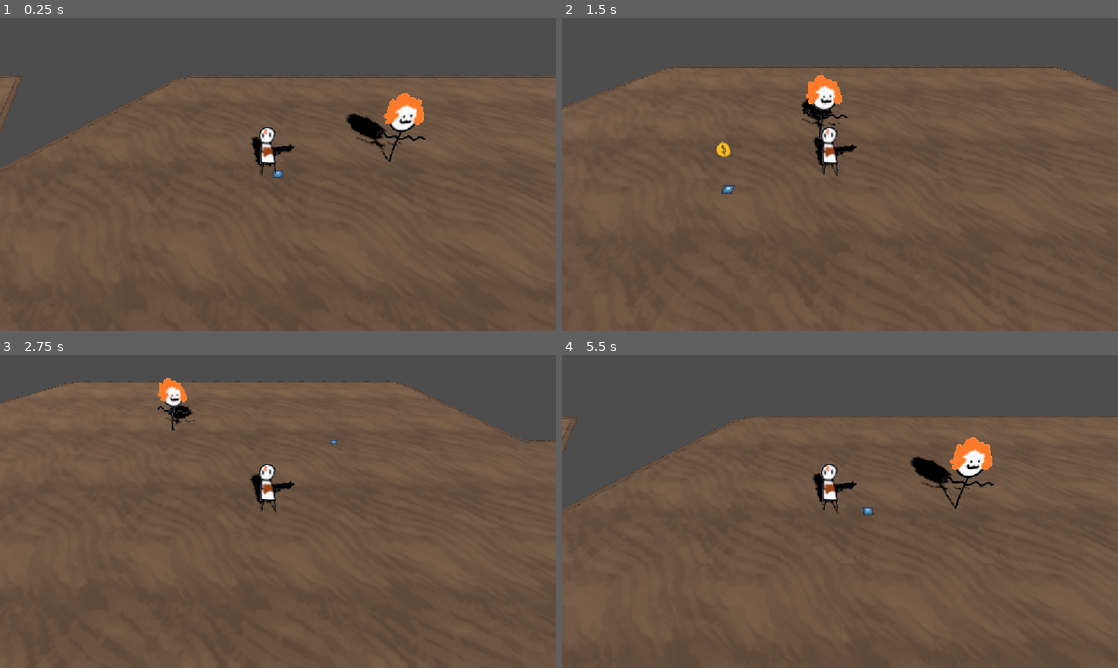
Above: before the commit, frames 1-4 (two rows, left to right).
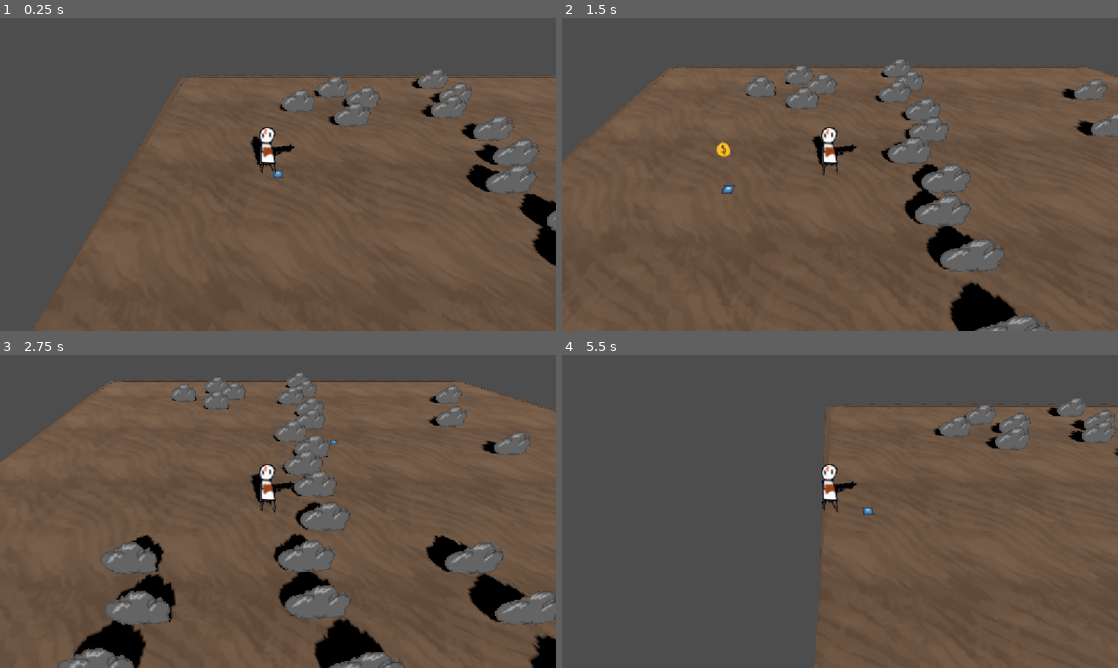
Above: after the commit, the same moments.

Repository: gmuGADIG/DEADSHOT
Game: Godot game, scene res://world/levels/desert_intro/level_desert_intro.tscn
Two runs of this game, one before a commit and one after it. Both use one fixed random seed, a clock stepped at 60 frames per second and the inputs below. This scene is started directly instead of the project's main scene. The engine's default icon, where the game draws it, is replaced by a stand-in: a white triangle on a blue panel in a dark square.
Inputs (mouse positions are in pixels of both pictures, inside the frame that each line leads up to):
- Up to frame 1 (0.25 s): no input
- Up to frame 2 (1.5 s): tap Enter at 0.5 s; move the mouse to (962, 158) at 0.52 s; hold D (move_right) 0.53-1.28 s; hold E (interact) 0.53-1.28 s; move the mouse to (728, 190) at 1.27 s; hold S (move_down) from 1.28 s (still down); click (728, 190) at 1.35 s
- Up to frame 3 (2.75 s): tap E (interact) at 1.55 s; move the mouse to (333, 442) at 2.02 s; release S (move_down) at 2.03 s; hold D (move_right) from 2.03 s (still down); hold E (interact) from 2.03 s (still down)
- Up to frame 4 (5.5 s): move the mouse to (812, 574) at 2.77 s; release D (move_right) at 2.78 s; release E (interact) at 2.78 s; hold W (move_up) 2.78-3.53 s; tap Space (roll) at 2.85 s; tap E (interact) at 3.05, 3.8, 4.35, 5.3 s; move the mouse to (1006, 558) at 3.52 s; hold Right mouse button (whip) 3.53-4.28 s; hold A (move_left) 3.53-5.03 s; move the mouse to (673, 464) at 4.27 s; move the mouse to (867, 511) at 5.02 s; press the mouse at (867, 511) at 5.03 s; hold S (move_down) from 5.03 s (still down)

The runs differ from the first frame. In frame 1, 15% of the frame differs, in the area x 0-100%, y 16-100%; in frame 2, 11%; in frame 3, 20%; in frame 4, 31%, in the area x 0-100%, y 14-100%.

Commit message:
Update level_desert_intro.tscn
Adding Rocks for Encounter 1 and 2

Diff:
--- a/world/levels/desert_intro/level_desert_intro.tscn
+++ b/world/levels/desert_intro/level_desert_intro.tscn
@@ -2,7 +2,7 @@
 
 [ext_resource type="PackedScene" uid="uid://bk60c4813t663" path="res://world/levels/level_base.tscn" id="1_ctnal"]
 [ext_resource type="Resource" uid="uid://q24ustx30otu" path="res://world/floor/sand/sand.tres" id="2_7h0w7"]
-[ext_resource type="PackedScene" uid="uid://c8a3ul47e6b2y" path="res://world/interactables/cover/cover_1.tscn" id="3_ab4dd"]
+[ext_resource type="PackedScene" uid="uid://c8a3ul47e6b2y" path="res://world/interactables/cover/cover_boulder.tscn" id="3_ab4dd"]
 [ext_resource type="PackedScene" uid="uid://rberd5xw8srm" path="res://world/transitions/transition.tscn" id="3_vhe22"]
 [ext_resource type="PackedScene" uid="uid://d3stqami0urg7" path="res://world/npc/test/npc_test.tscn" id="4_3a2at"]
 
@@ -20,7 +20,115 @@
 material = ExtResource("2_7h0w7")
 
 [node name="Cover" parent="World" index="1" instance=ExtResource("3_ab4dd")]
-transform = Transform3D(1, 0, 0, 0, 1, 0, 0, 0, 1, -32.798306, 0.17816615, 10.76029)
+transform = Transform3D(1, 0, 0, 0, 1, 0, 0, 0, 1, -33.32112, 0, 10.389707)
+
+[node name="Cover4" parent="World" index="2" instance=ExtResource("3_ab4dd")]
+transform = Transform3D(1, 0, 0, 0, 1, 0, 0, 0, 1, -33.52269, 0, 8.912547)
+
+[node name="Cover5" parent="World" index="3" instance=ExtResource("3_ab4dd")]
+transform = Transform3D(1, 0, 0, 0, 1, 0, 0, 0, 1, -32.65821, 0, 7.2070494)
+
+[node name="Cover6" parent="World" index="4" instance=ExtResource("3_ab4dd")]
+transform = Transform3D(1, 0, 0, 0, 1, 0, 0, 0, 1, -32.811764, 0, 5.346299)
+
+[node name="Cover3" parent="World" index="5" instance=ExtResource("3_ab4dd")]
+transform = Transform3D(1, 0, 0, 0, 1, 0, 0, 0, 1, -32.36438, 0, 11.959286)
+
+[node name="Cover15" parent="World" index="6" instance=ExtResource("3_ab4dd")]
+transform = Transform3D(1, 0, 0, 0, 1, 0, 0, 0, 1, -39.42501, 0, 8.983976)
+
+[node name="Cover16" parent="World" index="7" instance=ExtResource("3_ab4dd")]
+transform = Transform3D(1, 0, 0, 0, 1, 0, 0, 0, 1, -38.46827, 0, 10.5535555)
+
+[node name="Cover17" parent="World" index="8" instance=ExtResource("3_ab4dd")]
+transform = Transform3D(1, 0, 0, 0, 1, 0, 0, 0, 1, -38.897522, 0, 11.891842)
+
+[node name="Cover28" parent="World" index="9" instance=ExtResource("3_ab4dd")]
+transform = Transform3D(1, 0, 0, 0, 1, 0, 0, 0, 1, 1.7182827, 0, 8.983976)
+
+[node name="Cover29" parent="World" index="10" instance=ExtResource("3_ab4dd")]
+transform = Transform3D(1, 0, 0, 0, 1, 0, 0, 0, 1, 2.675026, 0, 10.5535555)
+
+[node name="Cover34" parent="World" index="11" instance=ExtResource("3_ab4dd")]
+transform = Transform3D(1, 0, 0, 0, 1, 0, 0, 0, 1, 24.928534, 0, 2.1283236)
+
+[node name="Cover37" parent="World" index="12" instance=ExtResource("3_ab4dd")]
+transform = Transform3D(1, 0, 0, 0, 1, 0, 0, 0, 1, 24.928534, 0, 0.83330536)
+
+[node name="Cover35" parent="World" index="13" instance=ExtResource("3_ab4dd")]
+transform = Transform3D(1, 0, 0, 0, 1, 0, 0, 0, 1, 24.800724, 0, 3.6979027)
+
+[node name="Cover36" parent="World" index="14" instance=ExtResource("3_ab4dd")]
+transform = Transform3D(1, 0, 0, 0, 1, 0, 0, 0, 1, 24.800724, 0, 4.9153037)
+
+[node name="Cover30" parent="World" index="15" instance=ExtResource("3_ab4dd")]
+transform = Transform3D(1, 0, 0, 0, 1, 0, 0, 0, 1, 2.2457714, 0, 11.891842)
+
+[node name="Cover31" parent="World" index="16" instance=ExtResource("3_ab4dd")]
+transform = Transform3D(1, 0, 0, 0, 1, 0, 0, 0, 1, 1.7182827, 0, -4.098715)
+
+[node name="Cover32" parent="World" index="17" instance=ExtResource("3_ab4dd")]
+transform = Transform3D(1, 0, 0, 0, 1, 0, 0, 0, 1, 2.675026, 0, -2.5291357)
+
+[node name="Cover33" parent="World" index="18" instance=ExtResource("3_ab4dd")]
+transform = Transform3D(1, 0, 0, 0, 1, 0, 0, 0, 1, 2.2457714, 0, -1.1908493)
+
+[node name="Cover22" parent="World" index="19" instance=ExtResource("3_ab4dd")]
+transform = Transform3D(1, 0, 0, 0, 1, 0, 0, 0, 1, -27.955898, 0, 8.983976)
+
+[node name="Cover23" parent="World" index="20" instance=ExtResource("3_ab4dd")]
+transform = Transform3D(1, 0, 0, 0, 1, 0, 0, 0, 1, -27.31265, 0, 10.5535555)
+
+[node name="Cover24" parent="World" index="21" instance=ExtResource("3_ab4dd")]
+transform = Transform3D(1, 0, 0, 0, 1, 0, 0, 0, 1, -26.733109, 0, 12.37442)
+
+[node name="Cover25" parent="World" index="22" instance=ExtResource("3_ab4dd")]
+transform = Transform3D(1, 0, 0, 0, 1, 0, 0, 0, 1, -21.774868, 0, -4.490033)
+
+[node name="Cover26" parent="World" index="23" instance=ExtResource("3_ab4dd")]
+transform = Transform3D(1, 0, 0, 0, 1, 0, 0, 0, 1, -23.398027, 0, -1.0391006)
+
+[node name="Cover27" parent="World" index="24" instance=ExtResource("3_ab4dd")]
+transform = Transform3D(1, 0, 0, 0, 1, 0, 0, 0, 1, -21.76265, 0, 2.0924482)
+
+[node name="Cover18" parent="World" index="25" instance=ExtResource("3_ab4dd")]
+transform = Transform3D(1, 0, 0, 0, 1, 0, 0, 0, 1, -39.42501, 0, -6.4272585)
+
+[node name="Cover19" parent="World" index="26" instance=ExtResource("3_ab4dd")]
+transform = Transform3D(1, 0, 0, 0, 1, 0, 0, 0, 1, -41.610886, 0, -4.8576794)
+
+[node name="Cover21" parent="World" index="27" instance=ExtResource("3_ab4dd")]
+transform = Transform3D(1, 0, 0, 0, 1, 0, 0, 0, 1, -37.88666, 0, -5.1935043)
+
+[node name="Cover20" parent="World" index="28" instance=ExtResource("3_ab4dd")]
+transform = Transform3D(1, 0, 0, 0, 1, 0, 0, 0, 1, -38.897522, 0, -3.519393)
+
+[node name="Cover2" parent="World" index="29" instance=ExtResource("3_ab4dd")]
+transform = Transform3D(1, 0, 0, 0, 1, 0, 0, 0, 1, -32.811764, 0, 13.397232)
+
+[node name="Cover7" parent="World" index="30" instance=ExtResource("3_ab4dd")]
+transform = Transform3D(1, 0, 0, 0, 1, 0, 0, 0, 1, -33.72017, 0, 0.81287956)
+
+[node name="Cover8" parent="World" index="31" instance=ExtResource("3_ab4dd")]
+transform = Transform3D(1, 0, 0, 0, 1, 0, 0, 0, 1, -32.46646, 0, -0.66427994)
+
+[node name="Cover9" parent="World" index="32" instance=ExtResource("3_ab4dd")]
+transform = Transform3D(1, 0, 0, 0, 1, 0, 0, 0, 1, -32.317463, 0, -2.3697777)
+
+[node name="Cover10" parent="World" index="33" instance=ExtResource("3_ab4dd")]
+transform = Transform3D(1, 0, 0, 0, 1, 0, 0, 0, 1, -33.520504, 0, -4.230528)
+
+[node name="Cover13" parent="World" index="34" instance=ExtResource("3_ab4dd")]
+transform = Transform3D(1, 0, 0, 0, 1, 0, 0, 0, 1, -32.398483, 0, -5.6140976)
+
+[node name="Cover14" parent="World" index="35" instance=ExtResource("3_ab4dd")]
+transform = Transform3D(1, 0, 0, 0, 1, 0, 0, 0, 1, -32.811764, 0, -7.474848)
+
+[node name="Cover11" parent="World" index="36" instance=ExtResource("3_ab4dd")]
+transform = Transform3D(1, 0, 0, 0, 1, 0, 0, 0, 1, -32.64122, 0, 2.382)
+
+[node name="Cover12" parent="World" index="37" instance=ExtResource("3_ab4dd")]
+transform = Transform3D(1, 0, 0, 0, 1, 0, 0, 0, 1, -33.222847, 0, 3.820405)
 
 [node name="Right" type="Node3D" parent="EntryPoints" index="0"]
 transform = Transform3D(1, 0, 0, 0, 1, 0, 0, 0, 1, 11.99756, 0, 2.9849052)
@@ -30,7 +138,10 @@
 target_scene = "uid://blppqsxslhh07"
 target_entry_point = "Left"
 
+[node name="Player" parent="." index="4"]
+transform = Transform3D(1, 0, 0, 0, 1, 0, 0, 0, 1, -42.651157, 0, -0.0027666092)
+
 [node name="NPCs" type="Node3D" parent="." index="5"]
 
 [node name="NPCTest" parent="NPCs" index="0" instance=ExtResource("4_3a2at")]
-transform = Transform3D(1, 0, 0, 0, 1, 0, 0, 0, 1, 5.2945895, 0, -1.0980012)
+transform = Transform3D(1, 0, 0, 0, 1, 0, 0, 0, 1, 6.664086, 0, -2.2207124)
